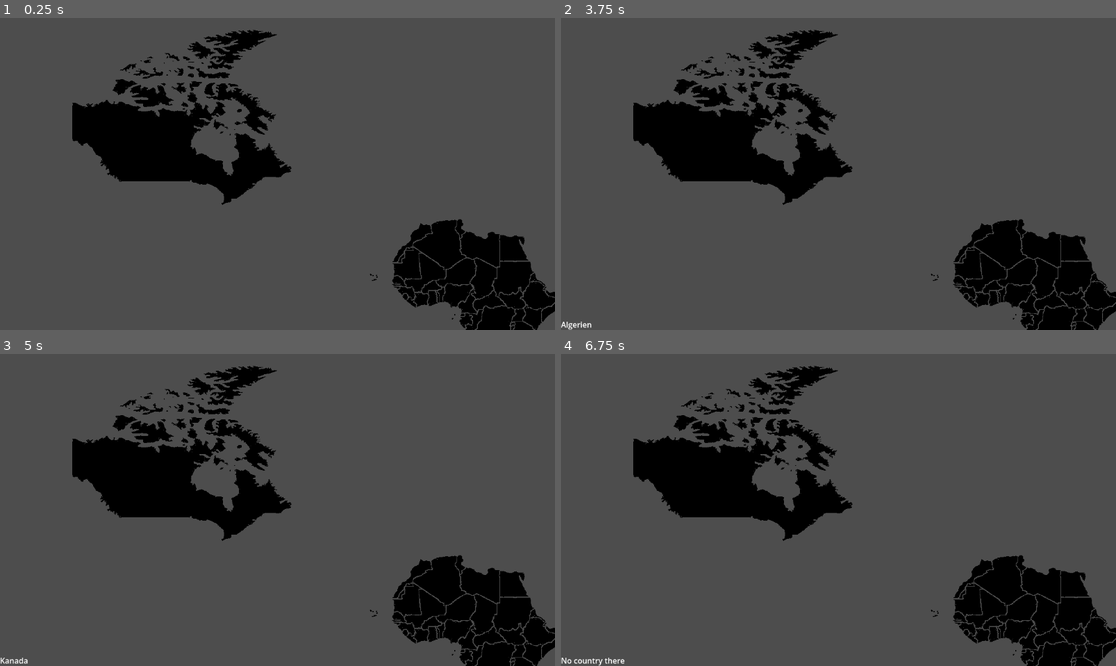
Above: before the commit, frames 1-4 (two rows, left to right).
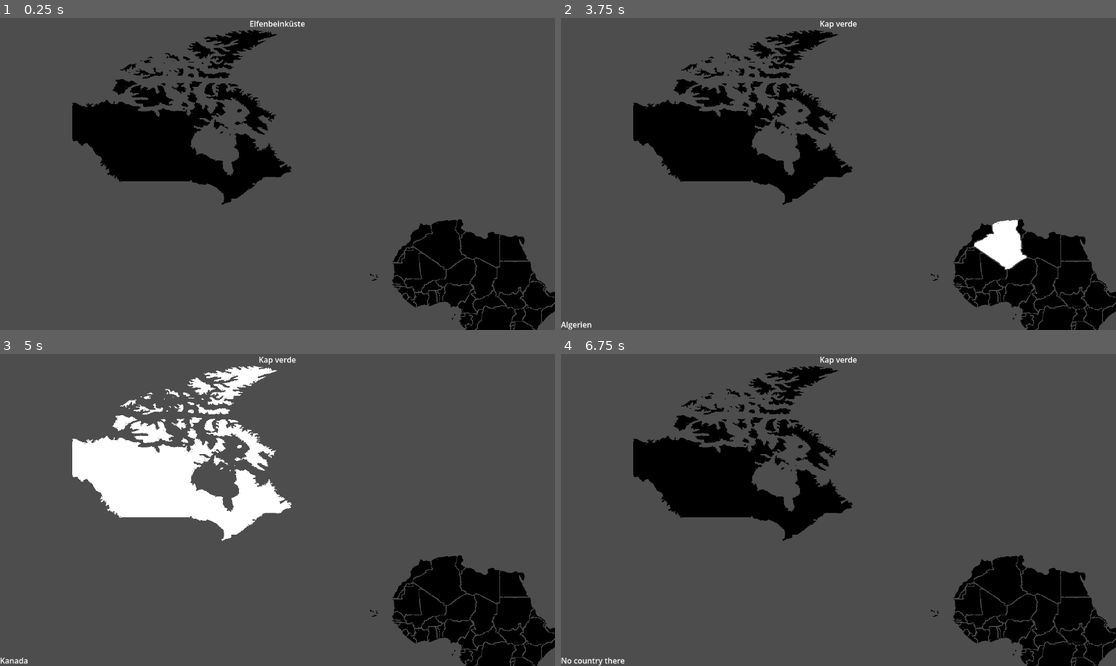
Above: after the commit, the same moments.

Repository: Anomasie/Atlas
Game: Godot game, scene res://szenen/Länderraten/Länderraten.tscn
Same seed, same stepped clock (60 frames per second), same inputs: the game is played once before the commit and once after it. Before the commit the project starts from res://szenen/karten/Weltkarte.tscn.
Inputs (mouse positions are in pixels of both pictures, inside the frame that each line leads up to):
- Up to frame 1 (0.25 s): no input
- Up to frame 2 (3.75 s): tap Enter at 0.5, 2, 3.5 s; move the mouse to (960, 158) at 0.52 s; click (960, 158) at 0.67 s; tap Space at 1.25, 2.75 s; move the mouse to (727, 189) at 1.27 s; click (727, 189) at 1.42 s; move the mouse to (894, 105) at 2.02 s; click (894, 105) at 2.17 s; move the mouse to (810, 236) at 2.77 s; click (810, 236) at 2.92 s; move the mouse to (1005, 220) at 3.52 s; click (1005, 220) at 3.67 s
- Up to frame 3 (5 s): tap Space at 4.25 s; move the mouse to (111, 463) at 4.27 s; click (111, 463) at 4.42 s
- Up to frame 4 (6.75 s): move the mouse to (866, 510) at 5.02 s; click (866, 510) at 5.17 s; move the mouse to (755, 432) at 5.77 s; click (755, 432) at 5.92 s; move the mouse to (960, 494) at 6.52 s; click (960, 494) at 6.67 s

The runs differ from the first frame. In frame 1, 0.1% of the frame differs, in the area x 45-55%, y 0-3%; in frame 2, 0.9%; in frame 3, 9.2%, in the area x 13-54%, y 0-60%; in frame 4, less than 0.1%.
Error before the commit: Invalid assignment of property or key 'self_modulate' with value of type 'Color' on a base object of type 'null instance'. (res://szenen/karten/Weltkarte.gd:40)
Error after the commit: Trying to assign value of type 'Nil' to a variable of type 'String'. (res://szenen/Länderraten/Länderraten.gd:80)

Commit message:
Länderraten

Diff:
--- a/project.godot
+++ b/project.godot
@@ -11,7 +11,7 @@
 [application]
 
 config/name="Stadt-Land-Fluss"
-run/main_scene="uid://d2qp1rcqfwuxx"
+run/main_scene="uid://puctwx8oy717"
 config/features=PackedStringArray("4.6", "GL Compatibility")
 config/icon="res://icon.svg"
 
--- /dev/null
+++ b/szenen/Länderraten/Länderraten.gd
@@ -0,0 +1,90 @@
+extends Control
+
+const NO_START_COUNTRIES : int = 3
+var country_list : Array = []
+
+@onready var Aufgabe = $Aufgabe
+@onready var Weltkarte = $Weltkarte
+
+var continue_game : bool = true
+
+func _ready() -> void:
+	load_country_list()
+	run_game()
+
+func least_known_countries(list_of_countries : Array, current_countries : Dictionary) -> Array:
+	var minimum : int = 0
+	var minimum_args : Array = []
+	for key in list_of_countries:
+		if key in current_countries.keys():
+			if current_countries[key] < minimum:
+				minimum_args = [key]
+				minimum = current_countries[key]
+			elif current_countries[key] == minimum:
+				minimum_args.append(key)
+		elif minimum == 0:
+			minimum_args.append(key)
+	print("here: ", minimum_args)
+	return minimum_args
+
+func load_country_list() -> void:
+	var dir = DirAccess.open("res://karten/weltkarte")
+	var file_names = dir.get_files()
+	for item in file_names:
+		if item.ends_with(".png"):
+			var poss_name : String = item.split("-")[1]
+			if poss_name:
+				country_list.append(poss_name)
+
+func run_game() -> void:
+	# choose start countries
+	var current_countries : Dictionary = {}
+	while len(current_countries.keys()) < NO_START_COUNTRIES:
+		var next_country : String = country_list.pick_random()
+		if not next_country in current_countries.keys():
+			current_countries[next_country] = -1
+
+	var last_goal : String = ""
+	var last_choice : String = ""
+	while continue_game:
+		##### CHOOSE GOAL
+		# erase last country
+		var choose_out_of : Array = country_list
+		choose_out_of.erase(last_goal)
+		choose_out_of.erase(last_choice)
+		# pick next goal
+		var goal : String = least_known_countries(choose_out_of, current_countries).pick_random()
+		last_goal = goal
+		# add goal to current_countries
+		if not goal in current_countries.keys():
+			current_countries[goal] = -1
+		##### SHOW GOAL
+		# show goal
+		Aufgabe.text = goal
+		##### PLAYER'S TURN
+		# await player's choice
+		var choice : String = await Weltkarte.country_selected
+		last_choice = choice
+		##### EVALUATION
+		# compare choice with goal
+		if choice == goal:
+			current_countries[goal] += 1
+		else:
+			current_countries[goal] -= 1
+			# add choice to current_countries
+			if not choice in current_countries.keys():
+				current_countries[choice] = -1
+			else:
+				current_countries[choice] -= 1
+			# add a similar sounding coutnry to current_countries
+			var similar_one : String = similar_sounding_countries(country_list, goal).pick_random()
+			if not similar_one in current_countries.keys():
+				current_countries[similar_one] = -1
+
+func similar_sounding_countries(choose_out_of:Array, country: String) -> Array:
+	var result : Array = []
+	choose_out_of.erase(country)
+	for key in choose_out_of:
+		if country.left(3) == key.left(3) or country.right(4) == key.right(4):
+			result.append(key)
+	return result
--- /dev/null
+++ b/szenen/Länderraten/Länderraten.tscn
@@ -0,0 +1,26 @@
+[gd_scene format=3 uid="uid://puctwx8oy717"]
+
+[ext_resource type="Script" uid="uid://c17c66any7ise" path="res://szenen/Länderraten/Länderraten.gd" id="1_8etso"]
+[ext_resource type="PackedScene" uid="uid://d2qp1rcqfwuxx" path="res://szenen/karten/Weltkarte.tscn" id="2_35arq"]
+
+[node name="Länderraten" type="Control" unique_id=1145824960]
+layout_mode = 3
+anchors_preset = 15
+anchor_right = 1.0
+anchor_bottom = 1.0
+grow_horizontal = 2
+grow_vertical = 2
+script = ExtResource("1_8etso")
+
+[node name="Aufgabe" type="Label" parent="." unique_id=1740211570]
+layout_mode = 1
+anchors_preset = 5
+anchor_left = 0.5
+anchor_right = 0.5
+offset_left = -20.0
+offset_right = 20.0
+offset_bottom = 23.0
+grow_horizontal = 2
+
+[node name="Weltkarte" parent="." unique_id=33769356 instance=ExtResource("2_35arq")]
+layout_mode = 1
--- a/szenen/karten/Weltkarte.gd
+++ b/szenen/karten/Weltkarte.gd
@@ -1,4 +1,6 @@
 extends Control
+
+signal country_selected
 
 var highligted_countries : Array = []
 
@@ -6,7 +8,6 @@
 	var dir = DirAccess.open("res://karten/weltkarte")
 	var file_names = dir.get_files()
 	for item in file_names:
-		print(item)
 		if item.ends_with(".png"):
 			var new_texture = TextureRect.new()
 			new_texture.set_texture( load("res://karten/weltkarte/"+item) )
@@ -19,22 +20,22 @@
 		var clicked_country : String = get_country(get_global_mouse_position())
 		$Label.set_text( clicked_country )
 		highlight([clicked_country])
+		country_selected.emit(clicked_country)
 
 func get_country(koordinaten: Vector2) -> String:
-	print("get country:")
 	for kid in self.get_children():
 		if kid is TextureRect:
 			var color = kid.get_texture().get_image().get_pixel(koordinaten.x, koordinaten.y)
 			if color == Color.WHITE:
 				return kid.name
-			else:
-				print(kid.name, ": ", color)
 	return "No country there"
 
 func highlight(list_of_countries=[]) -> void:
 	# anti-highlight all
 	for country in highligted_countries:
-		self.get_node(country).self_modulate = Color.BLACK
+		if self.get_node(country):
+			self.get_node(country).self_modulate = Color.BLACK
 	highligted_countries = list_of_countries
 	for country in highligted_countries:
-		self.get_node(country).self_modulate = Color.WHITE
+		if self.get_node(country):
+			self.get_node(country).self_modulate = Color.WHITE
Binary file removed: karten/weltkarte/Weltkarte--58.png
Not shown, removed: karten/weltkarte/Weltkarte--58.png.import
Binary file removed: karten/weltkarte/Weltkarte--59.png
Binary file removed: karten/weltkarte/Weltkarte--60.png
Not shown, removed: karten/weltkarte/Weltkarte--60.png.import
Binary file removed: karten/weltkarte/Weltkarte--61.png
Not shown, removed: karten/weltkarte/Weltkarte--61.png.import
Binary file removed: karten/weltkarte/Weltkarte--62.png
Not shown, removed: karten/weltkarte/Weltkarte--62.png.import
Binary file removed: karten/weltkarte/Weltkarte--63.png
Not shown, removed: karten/weltkarte/Weltkarte--63.png.import
Not shown, changed: karten/weltkarte/Weltkarte-Algerien-4.png.import
(and 60 more such lines)
